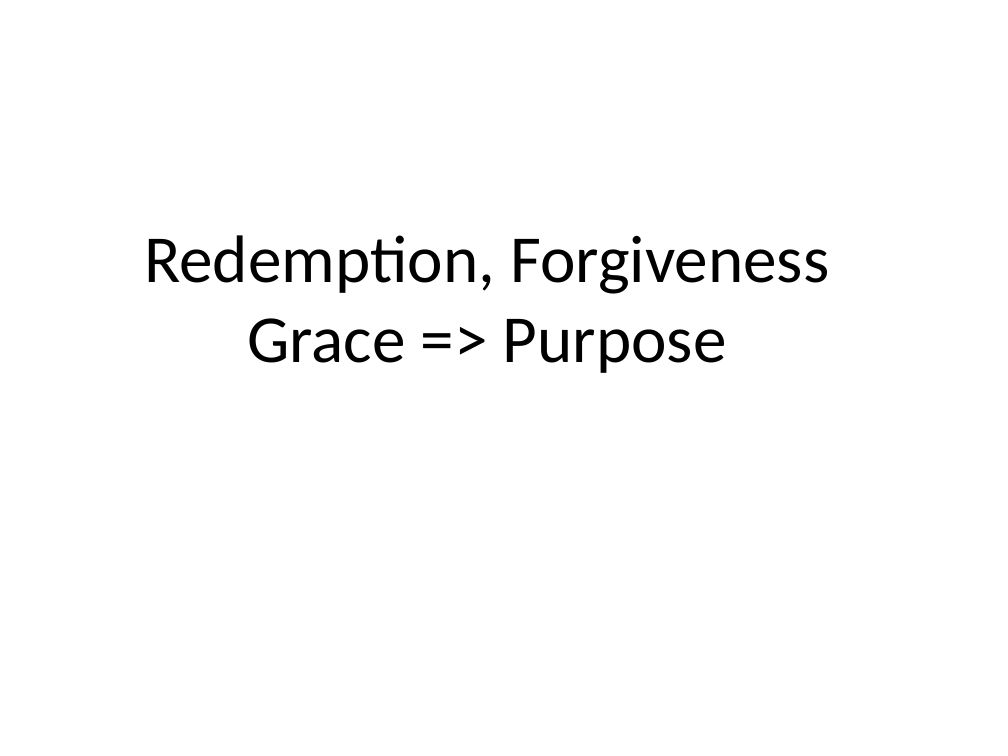
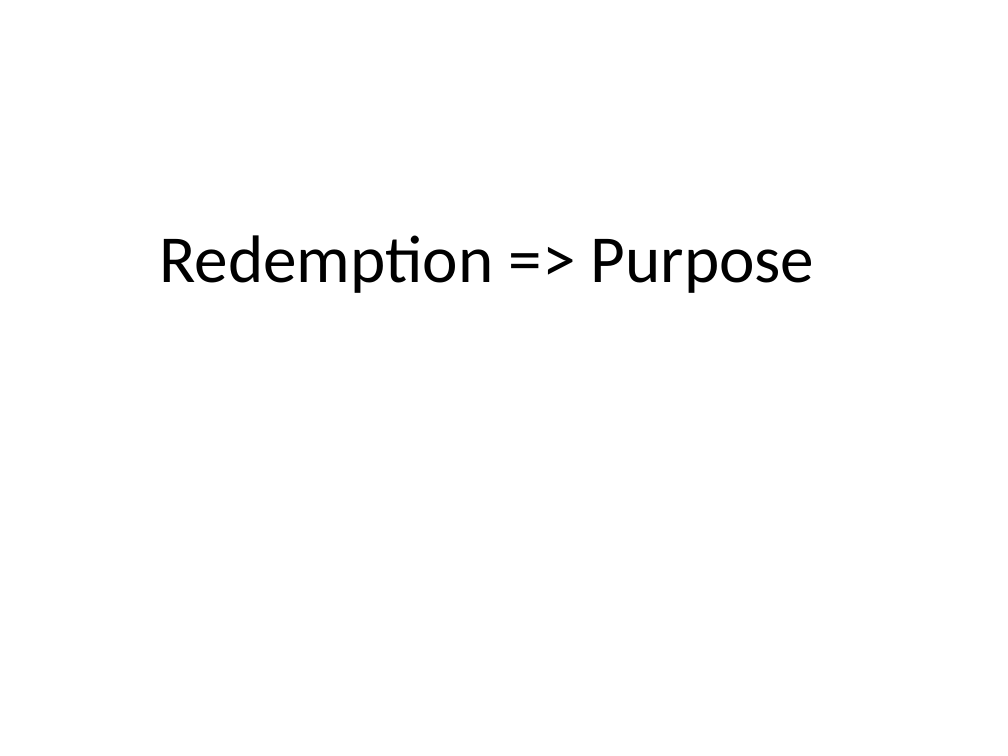
Before and after one commit to sjanhunen/dokimazo, a slide deck: slide 21 of presentations/InHisName.pptx (slide 22 before the commit). Drawn at 1008x756 pixels with LibreOffice and Linux fonts; fonts in the diff are those of the drawing. Boxes give left, top, right and bottom in pixels: in the first picture for what was removed or moved away, otherwise in the second. Text is boxed around its words. In the diff, an @@ line names an element or a change of style, - is before the commit and + after.

```diff
--- a/presentations/InHisName.pptx
+++ b/presentations/InHisName.pptx
@@ text at <box>159,235,815,293</box>: text changed @@
-Redemption, Forgiveness
-Grace => Purpose
+Redemption => Purpose
```
Also in this commit, not shown: 10 other slides changed, 7 slides added, 5 slides removed, 1 other file.
